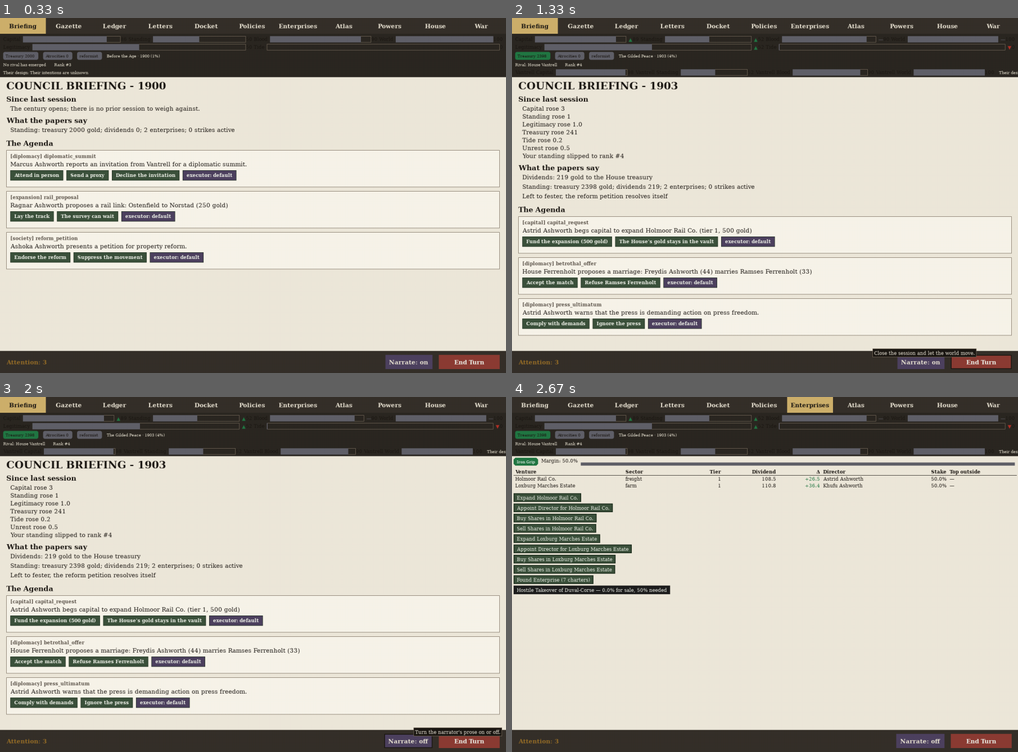
Above: before the commit, frames 1-4 (two rows, left to right).
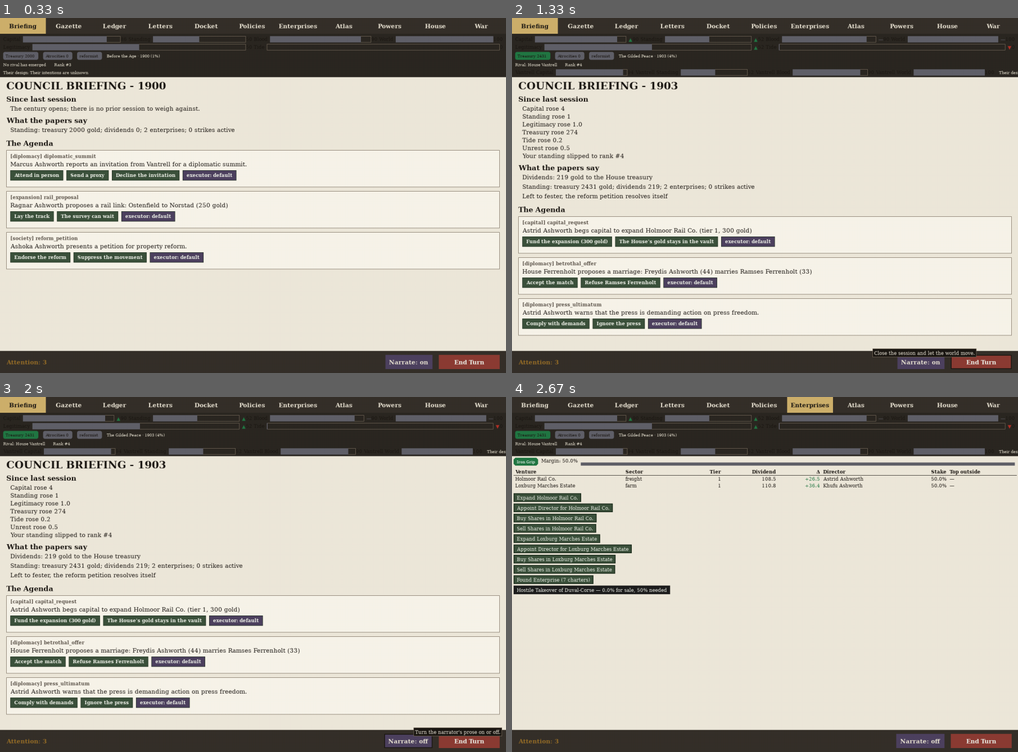
Above: after the commit, the same moments.

Repository: civersen222/Guilded-Age
Game: pygame game, started from gilded/__main__.py
The game is run twice, just before and just after one commit, with the same random seed, the same clock (stepped at 60 frames per second) and the same inputs.
Inputs (mouse positions are in pixels of both pictures, inside the frame that each line leads up to):
- Up to frame 1 (0.33 s): no input
- Up to frame 2 (1.33 s): click "End Turn" at 0.38 s; click "Enterprises" at 0.72 s; click "End Turn" at 1.05 s
- Up to frame 3 (2 s): click (440, 698) at 1.38 s; click "Narrate: on" at 1.72 s
- Up to frame 4 (2.67 s): click "Enterprises" at 2.05 s; click (749, 514) at 2.38 s

Frame 1 is identical in both runs. In frame 2, less than 0.1% of the frame differs, in the area x 5-43%, y 5-64%; in frame 3, less than 0.1%; in frame 4, less than 0.1%.

Commit message:
Cut 1: restore EXPAND_COST to base values; fix others[0] bug in 4 two-sided transfers

Diff:
--- a/gilded/docket.py
+++ b/gilded/docket.py
@@ -658,6 +658,13 @@
     if not provinces:
         return None
     prov = provinces[sub.randint(0, len(provinces) - 1)]
+    if isinstance(game.houses, dict):
+        house_names = [n for n in game.houses if n != house_name]
+    else:
+        house_names = [h.name for h in game.houses if h.name != house_name]
+    if not house_names:
+        return None
+    rival_name = house_names[sub.randint(0, len(house_names) - 1)]
     cost = 50 + sub.randint(0, 100)
 
     def _accept_lease(ctx) -> List[str]:
@@ -665,12 +672,10 @@
         if house.treasury < cost:
             return [f"The treasury cannot spare {cost:.0f} gold for the tax farm lease"]
         house.debit(ctx.game.turn, "tax farm lease", cost)
-        # Credit to other houses as tax farmers invest locally
-        others = [h for h in ctx.game.houses.values() if h.name != ctx.house]
-        if others:
-            recipient = others[0]
-            recipient.credit(ctx.game.turn, "tax farm lease", cost)
-        return [f"Tax farm on {prov.name} leased for {cost} gold"]
+        rival = ctx.game.houses.get(rival_name)
+        if rival:
+            rival.credit(ctx.game.turn, "tax farm lease", cost)
+        return [f"Tax farm on {prov.name} leased to {rival_name} for {cost} gold"]
 
     def _reject_lease(ctx) -> List[str]:
         return [f"Tax farm offer on {prov.name} declined"]
@@ -736,6 +741,13 @@
     marshal = realm.court.positions.get(CourtPosition.MARSHAL)
     if marshal is None or not marshal.is_alive:
         return None
+    if isinstance(game.houses, dict):
+        house_names = [n for n in game.houses if n != house_name]
+    else:
+        house_names = [h.name for h in game.houses if h.name != house_name]
+    if not house_names:
+        return None
+    rival_name = house_names[sub.randint(0, len(house_names) - 1)]
     cost = 25 + sub.randint(0, 50)
 
     def _approve_grant(ctx) -> List[str]:
@@ -743,12 +755,10 @@
         if house.treasury < cost:
             return [f"The treasury cannot spare {cost:.0f} gold for the military grant"]
         house.debit(ctx.game.turn, "military grant", cost)
-        # Military spending flows to contractors/suppliers in other Houses
-        others = [h for h in ctx.game.houses.values() if h.name != ctx.house]
-        if others:
-            recipient = others[0]
-            recipient.credit(ctx.game.turn, "military grant", cost)
-        return [f"Military grant of {cost} gold approved"]
+        rival = ctx.game.houses.get(rival_name)
+        if rival:
+            rival.credit(ctx.game.turn, "military grant", cost)
+        return [f"Military grant of {cost} gold approved for {rival_name}"]
 
     def _deny_grant(ctx) -> List[str]:
         return [f"Military grant denied by the ruler"]
@@ -819,6 +829,13 @@
         return None
     topics = ["press freedom", "public order", "tax reform", "military spending"]
     topic = topics[sub.randint(0, len(topics) - 1)]
+    if isinstance(game.houses, dict):
+        house_names = [n for n in game.houses if n != house_name]
+    else:
+        house_names = [h.name for h in game.houses if h.name != house_name]
+    if not house_names:
+        return None
+    rival_name = house_names[sub.randint(0, len(house_names) - 1)]
     cost = 25 + sub.randint(0, 50)
 
     def _comply(ctx) -> List[str]:
@@ -826,12 +843,10 @@
         if house.treasury < cost:
             return [f"The treasury cannot spare {cost:.0f} gold for press compliance"]
         house.debit(ctx.game.turn, "press compliance", cost)
-        # Press spending flows to publishers/printers in other Houses
-        others = [h for h in ctx.game.houses.values() if h.name != ctx.house]
-        if others:
-            recipient = others[0]
-            recipient.credit(ctx.game.turn, "press compliance", cost)
-        return [f"Complied with press demands on {topic} at cost of {cost} gold"]
+        rival = ctx.game.houses.get(rival_name)
+        if rival:
+            rival.credit(ctx.game.turn, "press compliance", cost)
+        return [f"Complied with press demands on {topic} at cost of {cost} gold for {rival_name}"]
 
     def _ignore(ctx) -> List[str]:
         return [f"Press demands on {topic} ignored"]
@@ -857,6 +872,13 @@
         return None
     reforms = ["education reform", "labor rights", "property reform", "religious freedom"]
     reform = reforms[sub.randint(0, len(reforms) - 1)]
+    if isinstance(game.houses, dict):
+        house_names = [n for n in game.houses if n != house_name]
+    else:
+        house_names = [h.name for h in game.houses if h.name != house_name]
+    if not house_names:
+        return None
+    rival_name = house_names[sub.randint(0, len(house_names) - 1)]
     cost = 25 + sub.randint(0, 50)
 
     def _endorse_reform(ctx) -> List[str]:
@@ -864,12 +886,10 @@
         if house.treasury < cost:
             return [f"The treasury cannot spare {cost:.0f} gold for reform endorsement"]
         house.debit(ctx.game.turn, "reform endorsement", cost)
-        # Reform spending flows to beneficiaries in other Houses
-        others = [h for h in ctx.game.houses.values() if h.name != ctx.house]
-        if others:
-            recipient = others[0]
-            recipient.credit(ctx.game.turn, "reform endorsement", cost)
-        return [f"Endorsed {reform} at cost of {cost} gold"]
+        rival = ctx.game.houses.get(rival_name)
+        if rival:
+            rival.credit(ctx.game.turn, "reform endorsement", cost)
+        return [f"Endorsed {reform} at cost of {cost} gold for {rival_name}"]
 
     def _suppress_reform(ctx) -> List[str]:
         return [f"{reform} movement suppressed"]
--- a/gilded/enterprises.py
+++ b/gilded/enterprises.py
@@ -28,7 +28,7 @@
 }
 WORKFORCE_PER_TIER = 10          # thousands employed per capital tier
 TIER_MAX = 5
-EXPAND_COST = {2: 500.0, 3: 830.0, 4: 1330.0, 5: 2000.0}   # gold to reach tier
+EXPAND_COST = {2: 300.0, 3: 500.0, 4: 800.0, 5: 1200.0}   # gold to reach tier
 EXPAND_TURNS = {2: 2, 3: 2, 4: 3, 5: 3}
 
 
